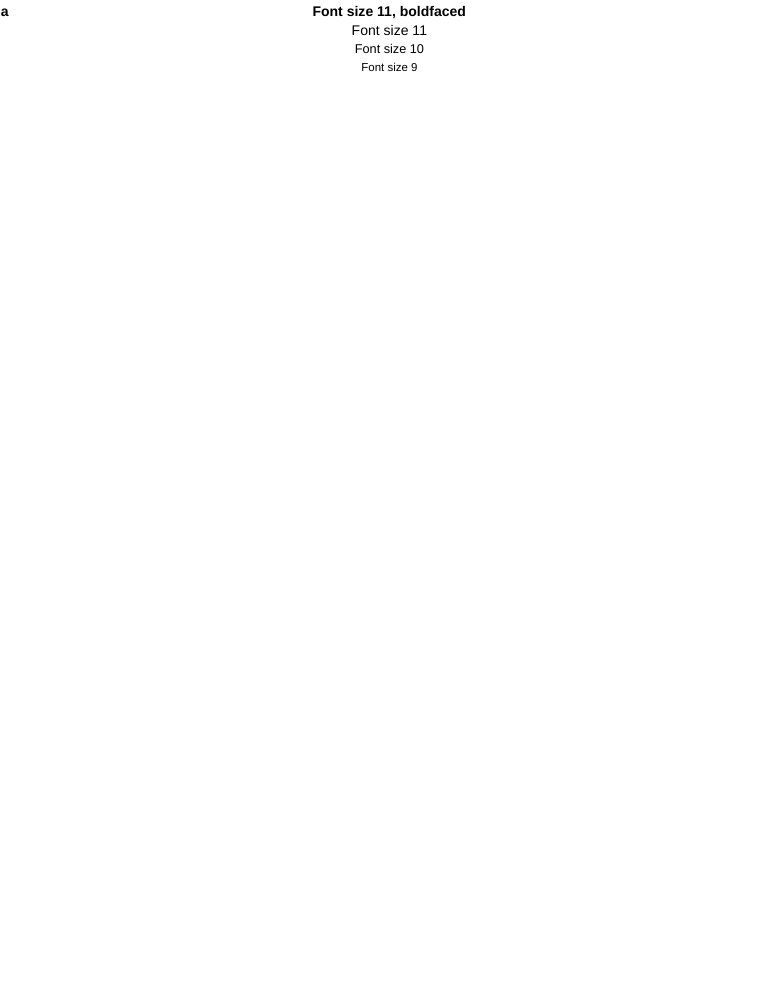
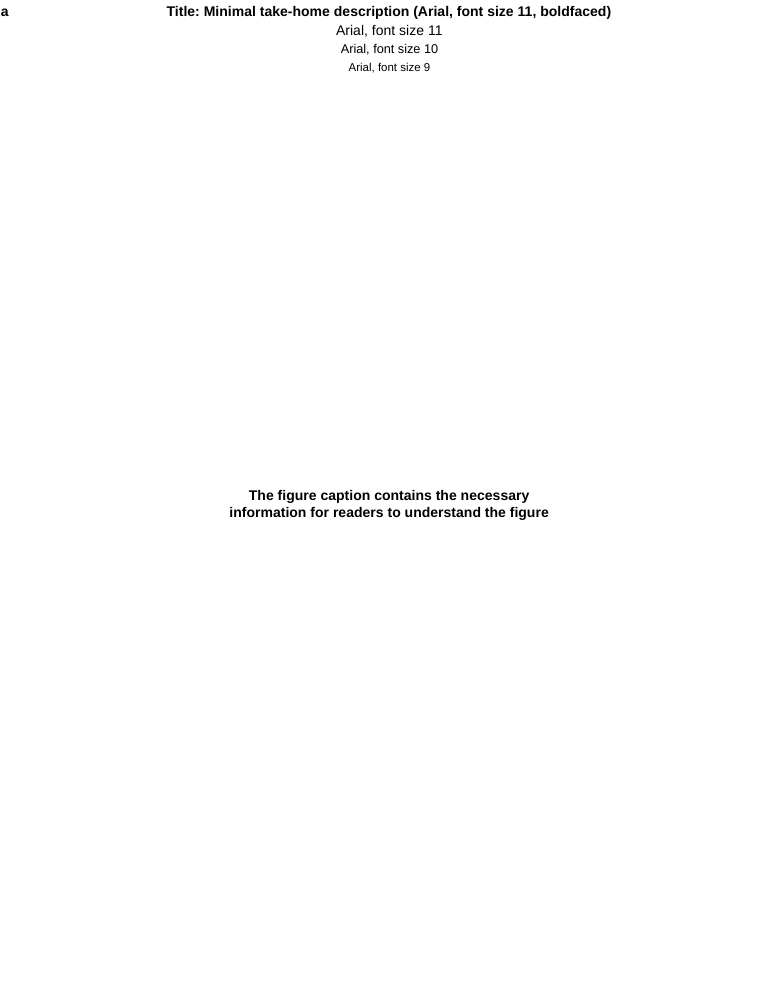
Before and after one commit to yyou1996/yyou1996.github.io, a slide deck: slide 1 of files/figures.pptx. Drawn at 779x1008 pixels with LibreOffice and Linux fonts; fonts in the diff are those of the drawing. Boxes give left, top, right and bottom in pixels: in the first picture for what was removed or moved away, otherwise in the second. Text is boxed around its words. In the diff, an @@ line names an element or a change of style, - is before the commit and + after.

```diff
--- a/files/figures.pptx
+++ b/files/figures.pptx
@@ text at bbox=[167, 6, 611, 19]: text changed @@
-Font size 11, boldfaced
+Title: Minimal take-home description (Arial, font size 11, boldfaced)
@@ text at bbox=[336, 25, 443, 37]: text changed @@
-Font size 11
+Arial, font size 11
@@ text at bbox=[341, 43, 438, 55]: text changed @@
-Font size 10
+Arial, font size 10
@@ text at bbox=[349, 62, 430, 73]: text changed @@
-Font size 9
+Arial, font size 9
@@ text added at bbox=[229, 490, 549, 520], 11 pt, text #000000, bold @@
+The figure caption contains the necessary information for readers to understand the figure
```
Also in this commit, not shown: 1 other slide changed.
